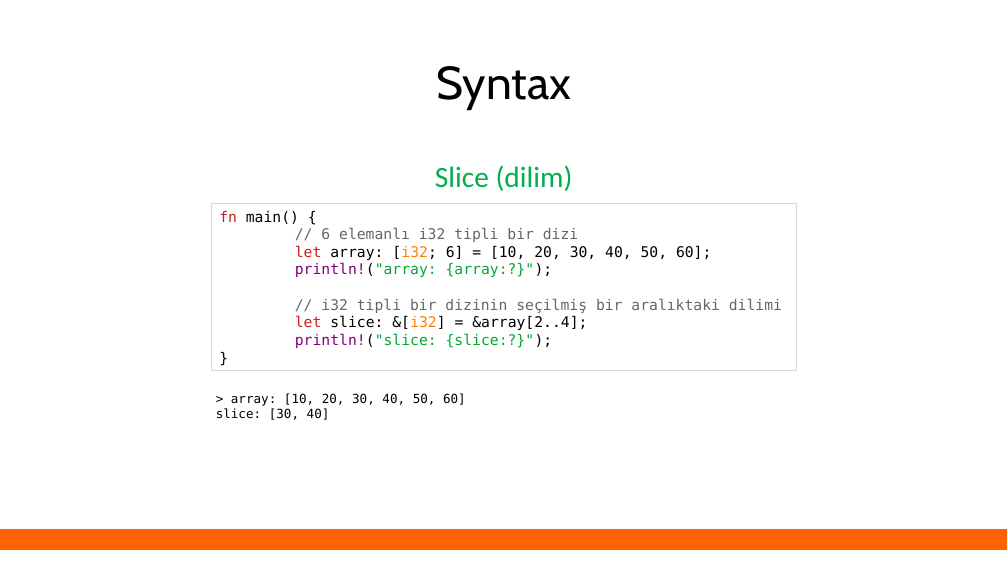
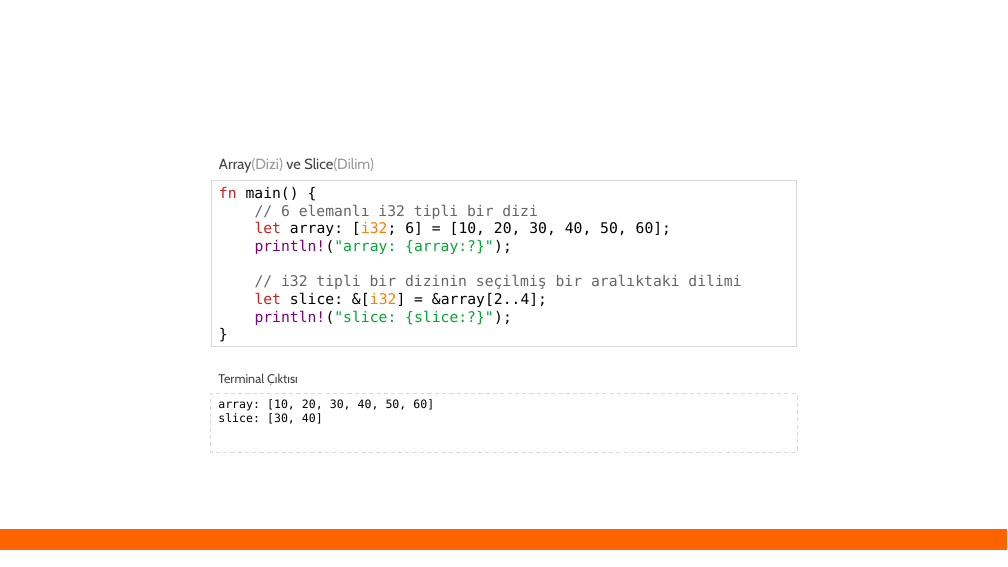
Before and after one commit to eminfedar/rust-tr-ders-slaytlari, a slide deck: slide 25 of rust_egitim_1_giris.odp (slide 17 before the commit). Drawn at 1008x567 pixels with LibreOffice and Linux fonts; fonts in the diff are those of the drawing. Boxes give left, top, right and bottom in pixels: in the first picture for what was removed or moved away, otherwise in the second. Text is boxed around its words. In the diff, an @@ line names an element or a change of style, - is before the commit and + after.

```diff
--- a/rust_egitim_1_giris.odp
+++ b/rust_egitim_1_giris.odp
@@ title removed at box(437, 66, 572, 110) @@
-Syntax
@@ text at box(219, 158, 374, 173): text changed; size 28 to 14 pt; font Calibri to Cabin; text colour #00B050 to #999999 @@
-Slice (dilim)
+Array(Dizi) ve Slice(Dilim)
@@ rectangle "fn main() {": place and size @@
-rectangle "fn main() {" at box(212, 203, 797, 370)
+rectangle "fn main() {" at box(212, 180, 797, 346)
@@ text added at box(218, 373, 298, 386), 12 pt, text #434343 @@
+Terminal Çıktısı
@@ rectangle "array: [10, 20, 30, 40, ...": place and size @@
-rectangle "array: [10, 20, 30, 40, ..." at box(216, 393, 466, 420)
+rectangle "array: [10, 20, 30, 40, ..." at box(211, 394, 797, 452)
@@ rectangle "array: [10, 20, 30, 40, ..." at box(211, 394, 797, 452): fill none to #FFFFFF; outline none to #D9D9D9 0.74 pt @@
@@ text in rectangle at box(218, 399, 434, 411): text changed; size 12 to 11 pt @@
-> array: [10, 20, 30, 40, 50, 60]
+array: [10, 20, 30, 40, 50, 60]
@@ text in rectangle at box(218, 413, 323, 424): size 12 to 11 pt in "slice: [30, 40]" @@
```
Also in this commit, not shown: 33 other slides changed, 13 slides added, 6 slides removed, 3 other files.
